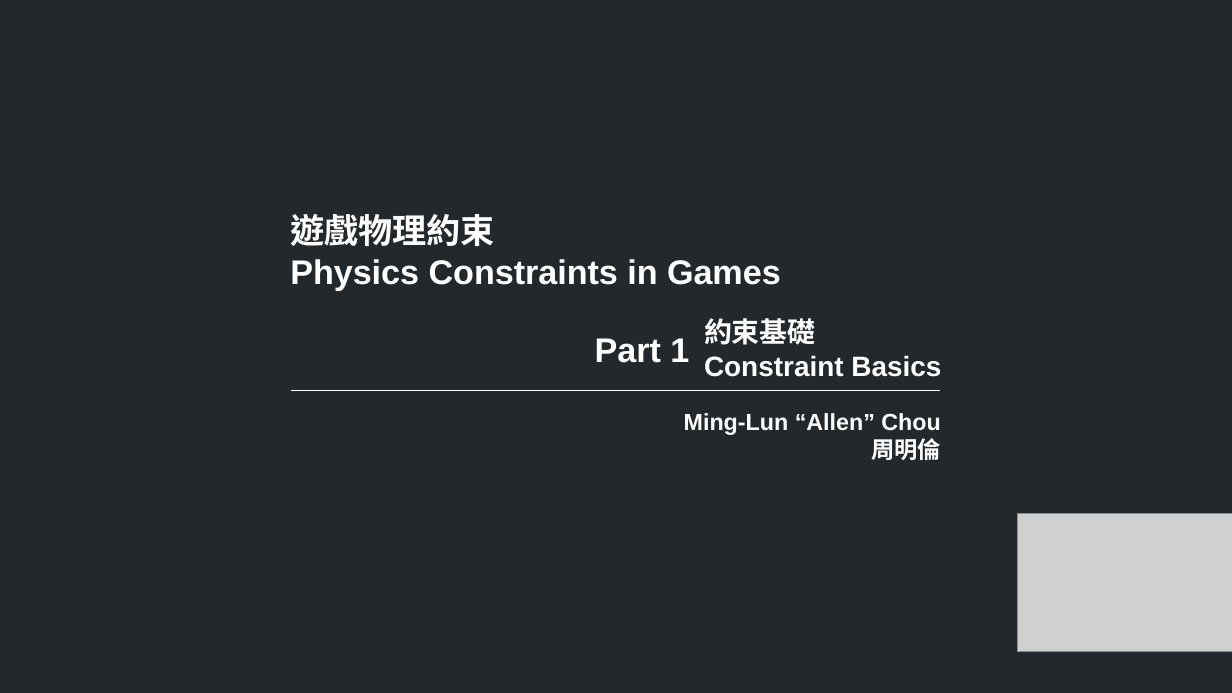
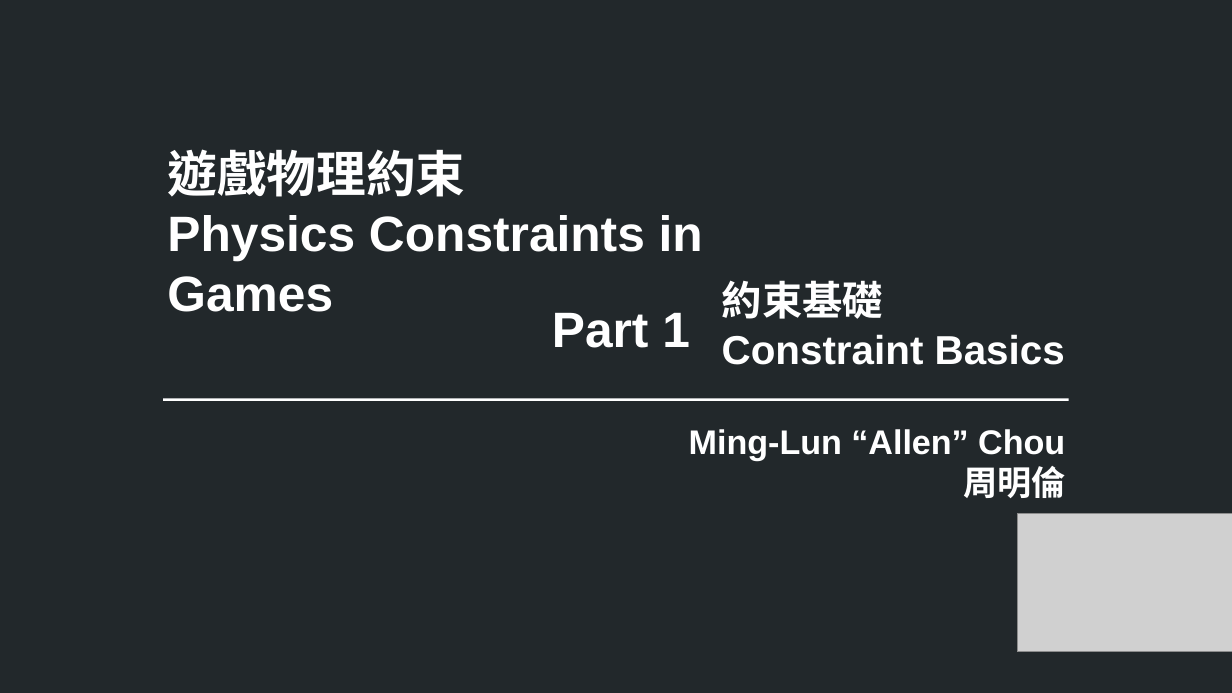
Before and after one commit to TheAllenChou/unity-physics-constraints, a slide deck: slide 1 of slides/physics constraints in games.odp. Drawn at 1232x693 pixels with LibreOffice and Linux fonts; fonts in the diff are those of the drawing; grey boxes stand for pictures. Boxes give left, top, right and bottom in pixels: in the first picture for what was removed or moved away, otherwise in the second. Text is boxed around its words. In the diff, an @@ line names an element or a change of style, - is before the commit and + after.

```diff
--- a/slides/physics constraints in games.odp
+++ b/slides/physics constraints in games.odp
@@ text "遊戲物理約束" at box(167, 149, 703, 312): size 22 to 32 pt @@
@@ text "遊戲物理約束": place and size @@
-text "遊戲物理約束" at box(290, 214, 781, 291)
+text "遊戲物理約束" at box(167, 149, 703, 312)
@@ text "約束基礎": place and size @@
-text "約束基礎" at box(704, 318, 941, 377)
+text "約束基礎" at box(722, 280, 1065, 365)
@@ text "約束基礎" at box(722, 280, 1065, 365): size 18 to 26 pt @@
@@ text "Part 1": place and size @@
-text "Part 1" at box(595, 338, 689, 363)
+text "Part 1" at box(552, 312, 690, 348)
@@ text "Part 1" at box(552, 312, 690, 348): size 22 to 32 pt @@
@@ line moved from (292, 391) - (940, 391) to (163, 399) - (1069, 399) @@
@@ line (163, 399) - (1069, 399): stroke #FFFFFF 0 pt to #FFFFFF 1.5 pt @@
@@ text "Ming-Lun “Allen” Chou": place and size @@
-text "Ming-Lun “Allen” Chou" at box(684, 413, 941, 460)
+text "Ming-Lun “Allen” Chou" at box(689, 429, 1065, 498)
@@ text "Ming-Lun “Allen” Chou" at box(689, 429, 1065, 498): size 15 to 22 pt @@
```
Also in this commit, not shown: 8 other slides changed, 4 slides added, 10 other files.
